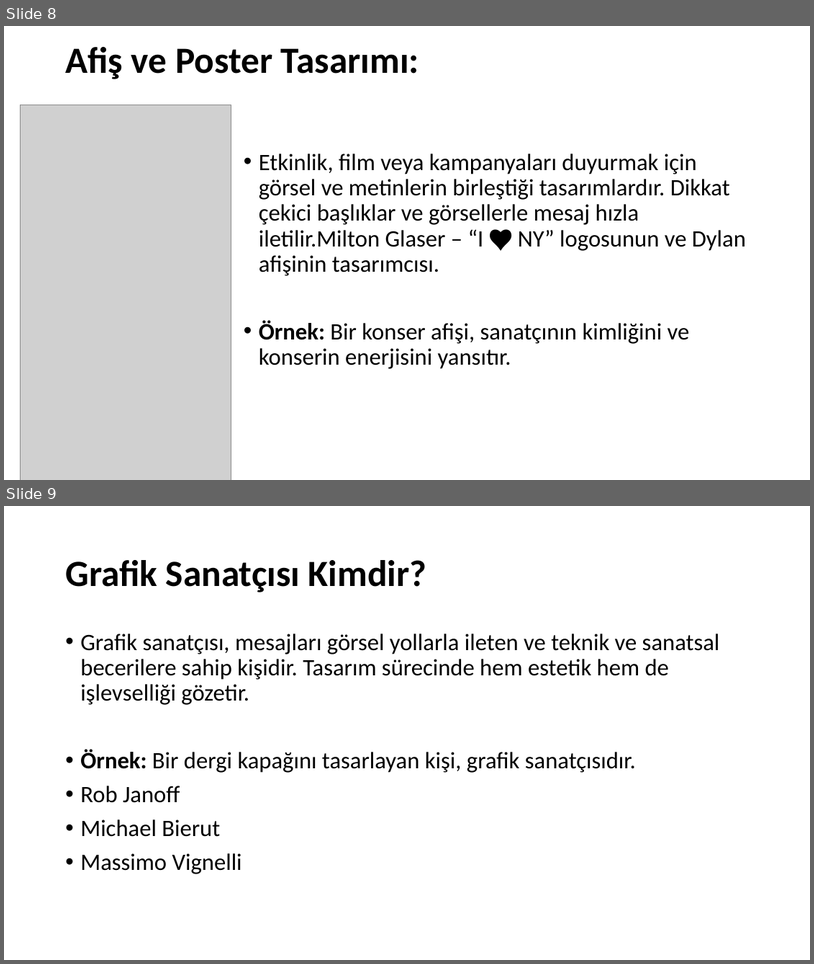
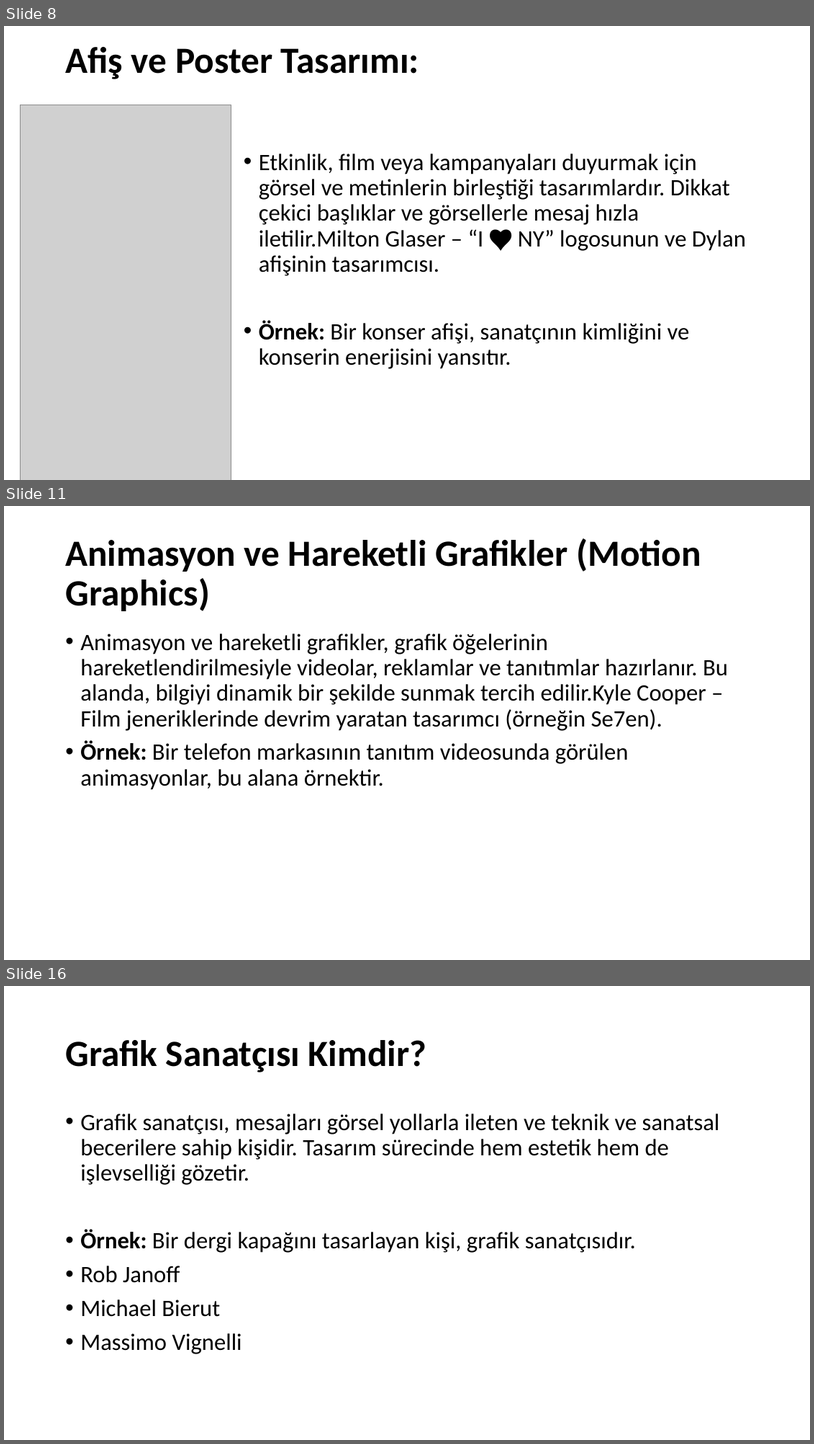
Before and after one commit to musarda/thyaoihlas.github.io, a slide deck: Grafik_Sanatı_Nedir.pptx. Shown one above the other, each under a label of ours: slides 8 and 9 before the commit, slides 8, 11 and 16 after it; the slides between them are not shown. The pictures are 814x964 and 814x1444 pixels, drawn with LibreOffice and Linux fonts; fonts in the diff are those of the drawing; grey boxes stand for pictures. Boxes give left, top, right and bottom in pixels: in the first picture for what was removed or moved away, otherwise in the second. Text is boxed around its words. In the diff, an @@ line names an element or a change of style, - is before the commit and + after.

```diff
--- a/Grafik_Sanatı_Nedir.pptx
+++ b/Grafik_Sanatı_Nedir.pptx
@@ slide 11 added at <box>4,506,810,960</box>, background #FFFFFF @@
@@ title added at <box>65,538,702,611</box>, 44 pt, text #000000, bold @@
+Animasyon ve Hareketli Grafikler (Motion Graphics)
@@ text added at <box>80,633,728,790</box>, 28 pt, text #000000 @@
+• Animasyon ve hareketli grafikler, grafik öğelerinin hareketlendirilmesiyle videolar, reklamlar ve tanıtımlar hazırlanır. Bu alanda, bilgiyi dinamik bir şekilde sunmak tercih edilir.Kyle Cooper – Film jeneriklerinde devrim yaratan tasarımcı (örneğin Se7en).
+• Örnek: Bir telefon markasının tanıtım videosunda görülen animasyonlar, bu alana örnektir.
@@ what was slide 9 is now slide 16 @@
```
Also in this commit, not shown: 6 other slides added.
